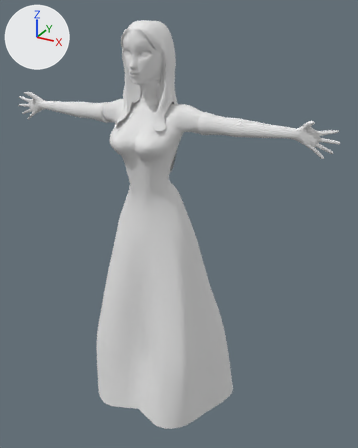
The Blender file models/greta/Greta.blend: old version first, new version second.
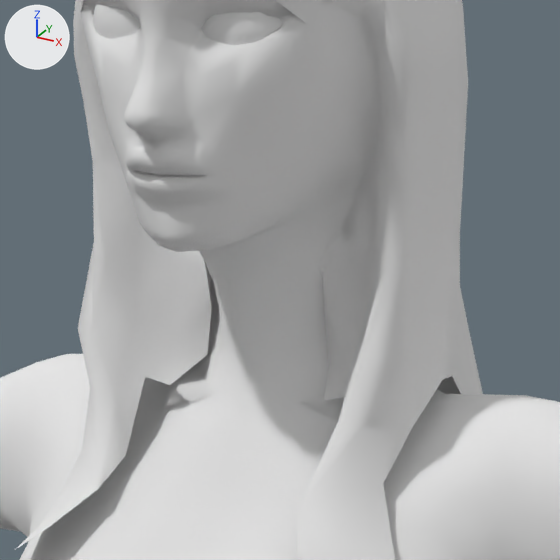
Each version appears first whole from a 50 mm lens placed at (2.914, -4.569, 2.508), pointed at (0.177, 0.409, 0.02), and next in a close-up on the part from 31% to 53% of the width and 11% to 28% of the height. The axes (+X, +Y, +Z) are drawn at upper left. The lights are the same throughout.

The first close-up shows 'Greta_tex', 'Ojos'.
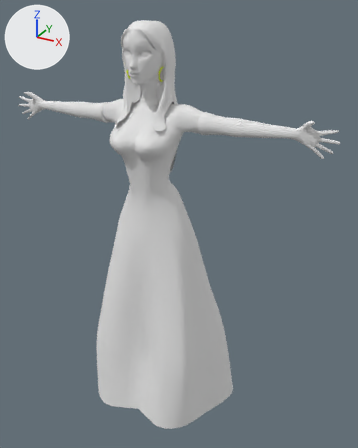
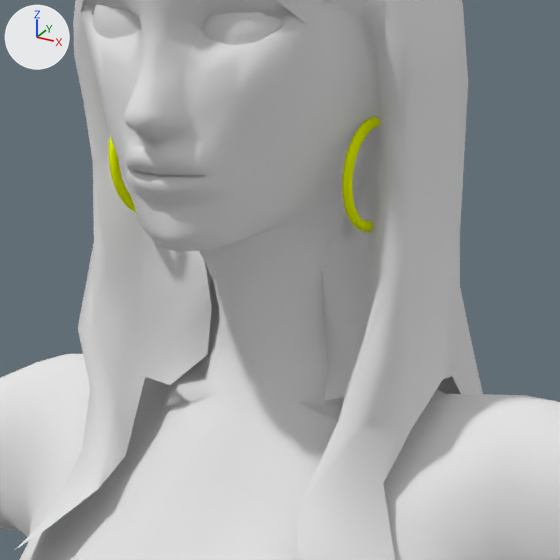
Commit message: Pendientes para Greta.

What changed in the scene script:
```text
Add mat_pendiente:
    mat_pendiente = diffuse_material('Pendiente')
    mat_pendiente.base_color = (0.866, 1.0, 0.0)  # yellow #efff00
Add me_pendiente:
    me_pendiente.from_pydata(...)  # 768 vertices, 768 faces; spans x 0.182..0.209, y -0.051..0.107, z 1.785..1.943
    me_pendiente.polygons.foreach_set('use_smooth', [True] * 768)
    me_pendiente.materials.append(mat_pendiente)  # yellow #efff00
Add ob_pendiente:
    ob_pendiente = bpy.data.objects.new('Pendiente', me_pendiente)
    ob_pendiente.parent = ob_greta_tex
    ob_pendiente.location = (0.0, 0.0, 0.0)
    _m = ob_pendiente.modifiers.new('Mirror', 'MIRROR')
```

Changed parts and their boxes (x1, y1, x2, y2) in the close-ups (560 x 560 px):
'Pendiente', added (yellow)
    after: (109, 117, 379, 232)
